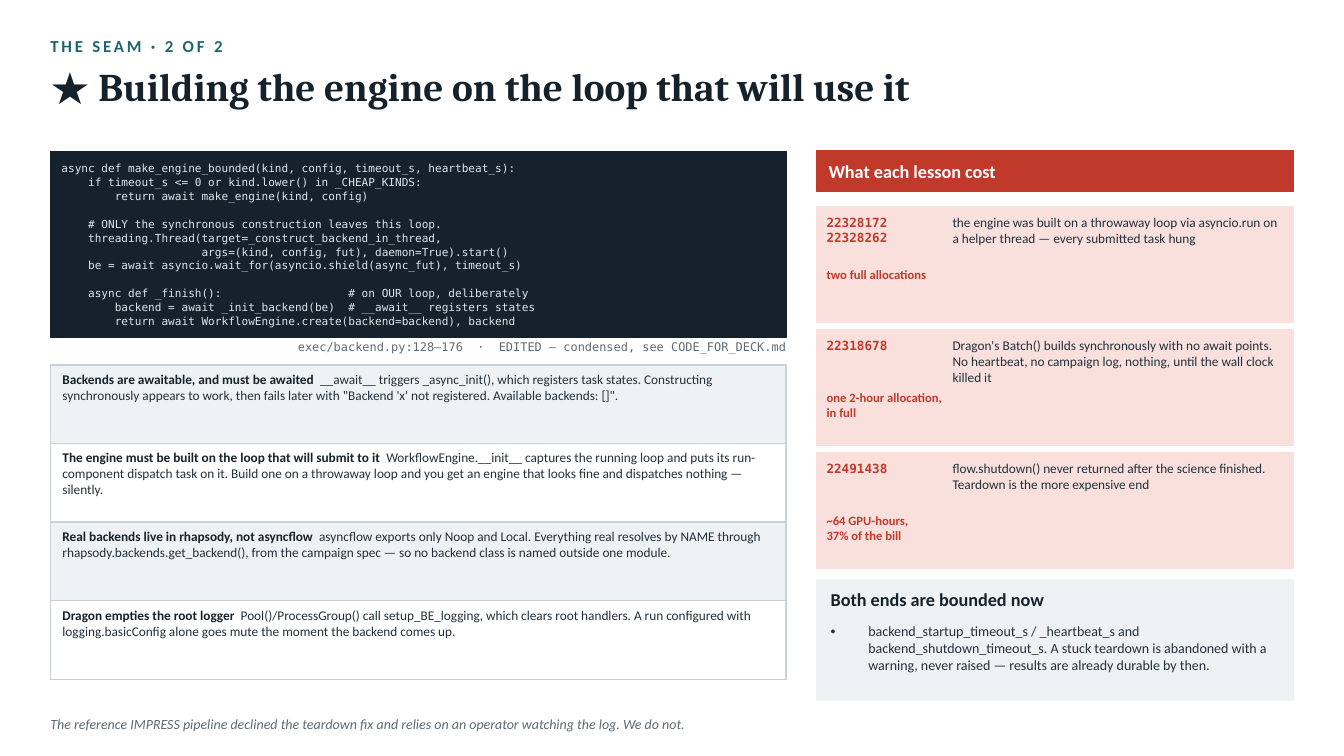
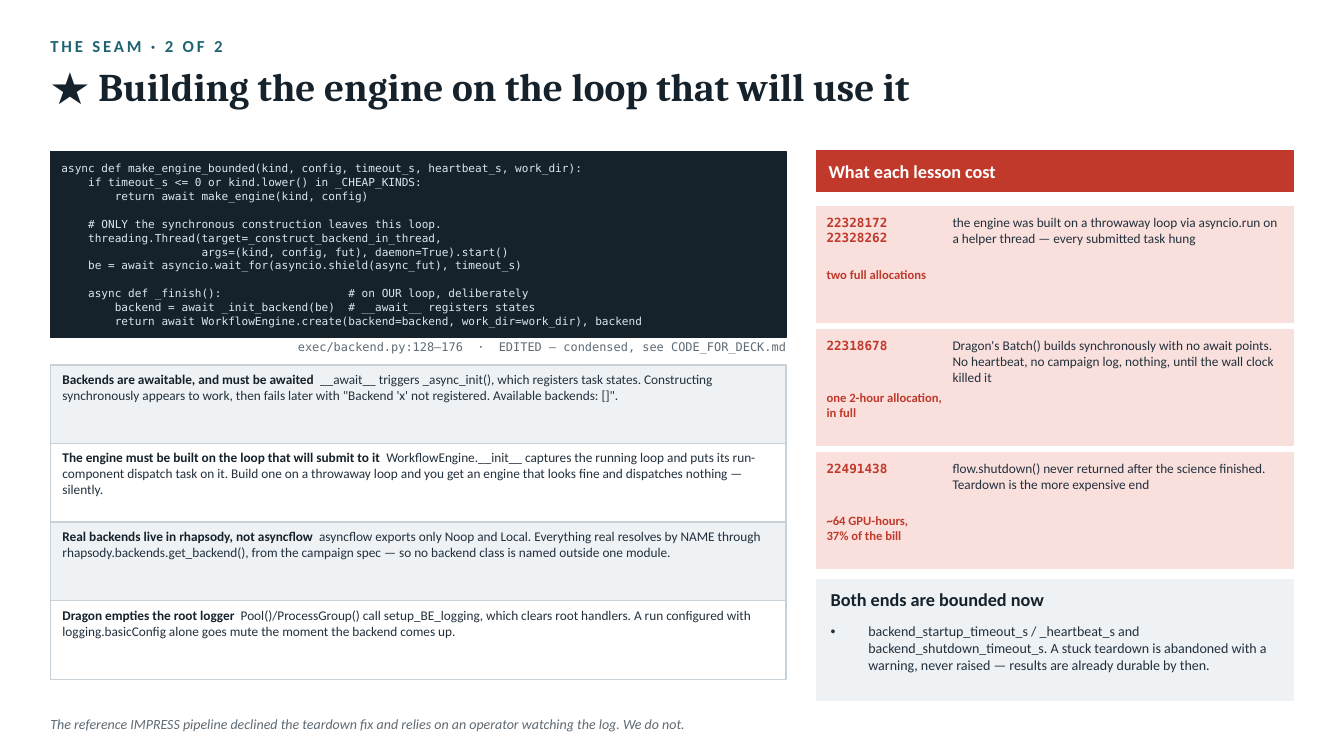
Before and after one commit to radical-collaboration/IMPRESS, a slide deck: slide 9 of agent/slides/impress-a-codewalk.pptx. Drawn at 1344x756 pixels with LibreOffice and Linux fonts; fonts in the diff are those of the drawing. Boxes give left, top, right and bottom in pixels: in the first picture for what was removed or moved away, otherwise in the second. Text is boxed around its words. In the diff, an @@ line names an element or a change of style, - is before the commit and + after.

```diff
--- a/agent/slides/impress-a-codewalk.pptx
+++ b/agent/slides/impress-a-codewalk.pptx
@@ text at bbox=[61, 164, 582, 175]: text changed @@
-async def make_engine_bounded(kind, config, timeout_s, heartbeat_s):
+async def make_engine_bounded(kind, config, timeout_s, heartbeat_s, work_dir):
@@ text at bbox=[115, 316, 642, 328]: text changed @@
-return await WorkflowEngine.create(backend=backend), backend
+return await WorkflowEngine.create(backend=backend, work_dir=work_dir), backend
```
Also in this commit, not shown: 2 other slides changed, 4 other files.
